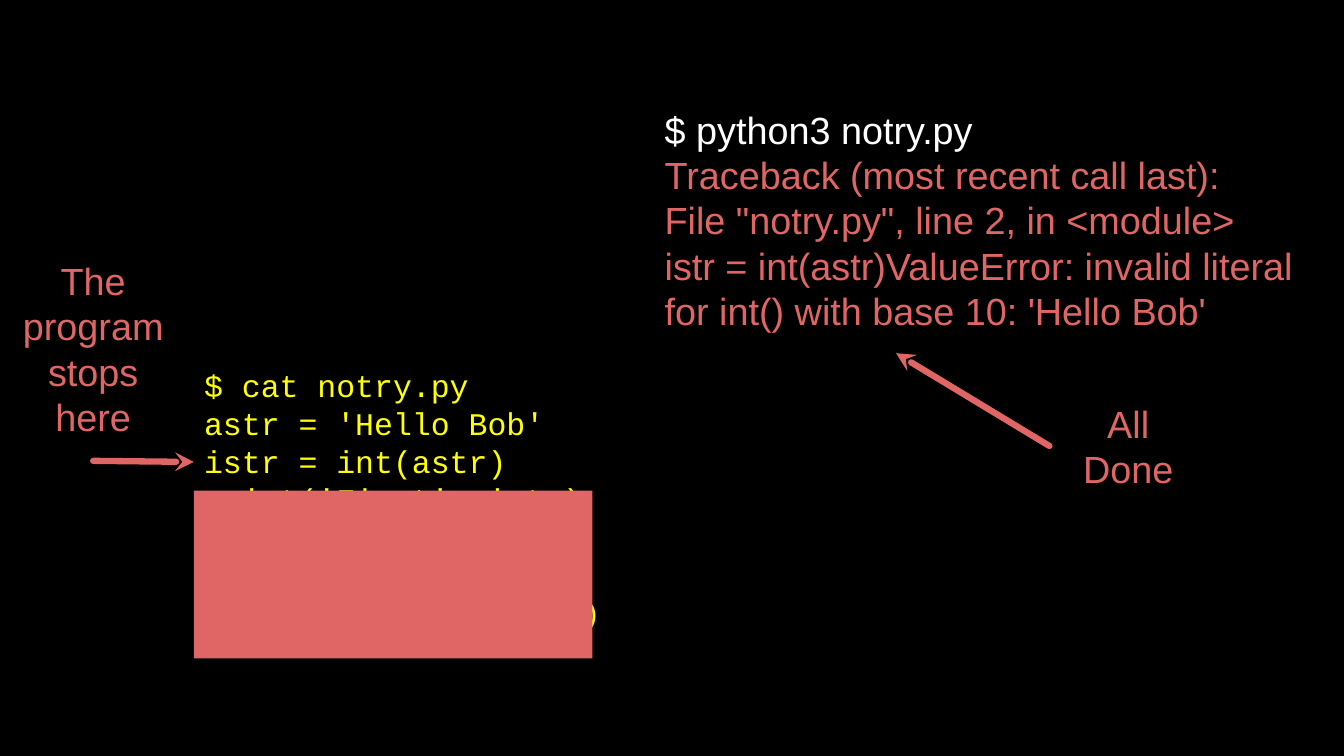
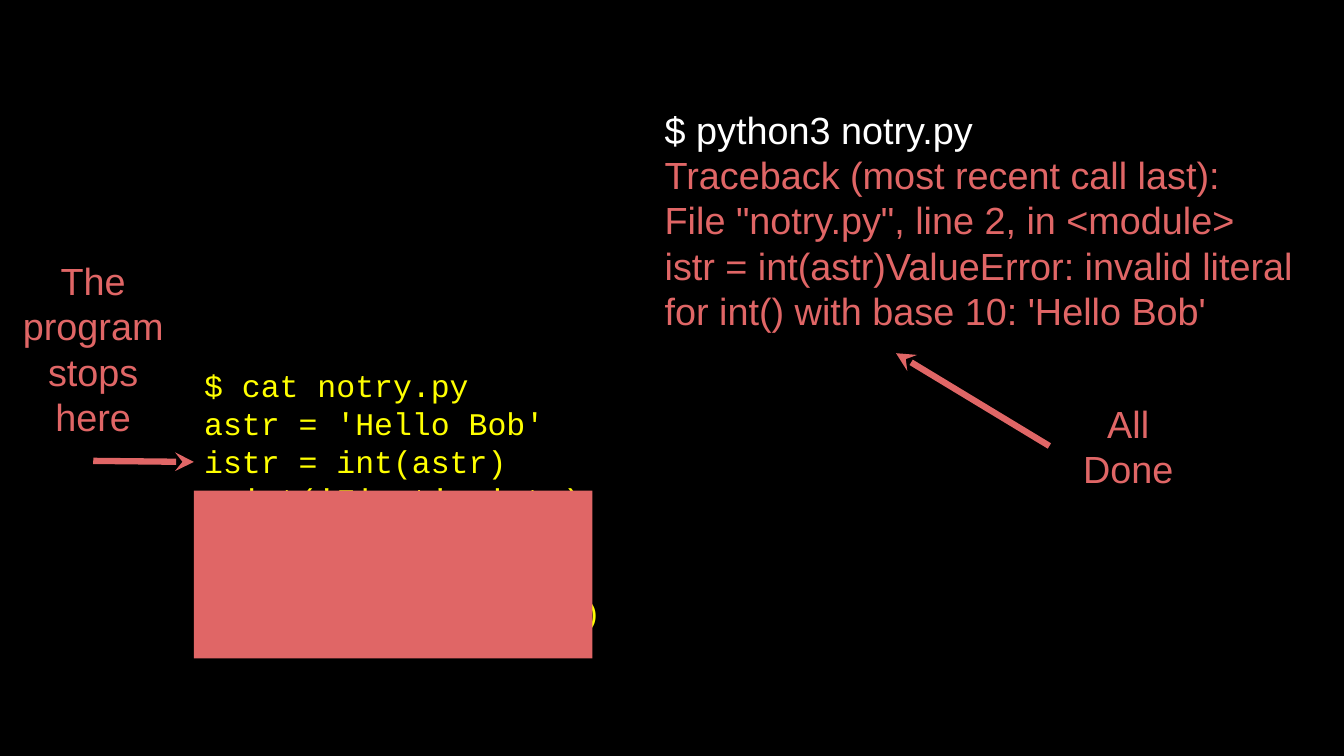
Before and after one commit to motazsaad/wdmm1402-2019, a slide deck: slide 23 of ppt/pythonlearn-03-conditional.pptx (slide 24 before the commit). Drawn at 1344x756 pixels with LibreOffice and Linux fonts; fonts in the diff are those of the drawing. Boxes give left, top, right and bottom in pixels: in the first picture for what was removed or moved away, otherwise in the second. Text is boxed around its words. In the diff, an @@ line names an element or a change of style, - is before the commit and + after.

```diff
--- a/ppt/pythonlearn-03-conditional.pptx
+++ b/ppt/pythonlearn-03-conditional.pptx
@@ arrow removed from (1049, 446) to (896, 353) @@
@@ freeform shape added at [896, 353, 1049, 446], outline #E06666 6.01 pt @@
@@ arrow removed from (93, 461) to (194, 462) @@
@@ freeform shape added at [93, 461, 194, 462], outline #E06666 6.01 pt @@
```
Also in this commit, not shown: 19 other slides changed, 1 slide removed, 11 other files.
